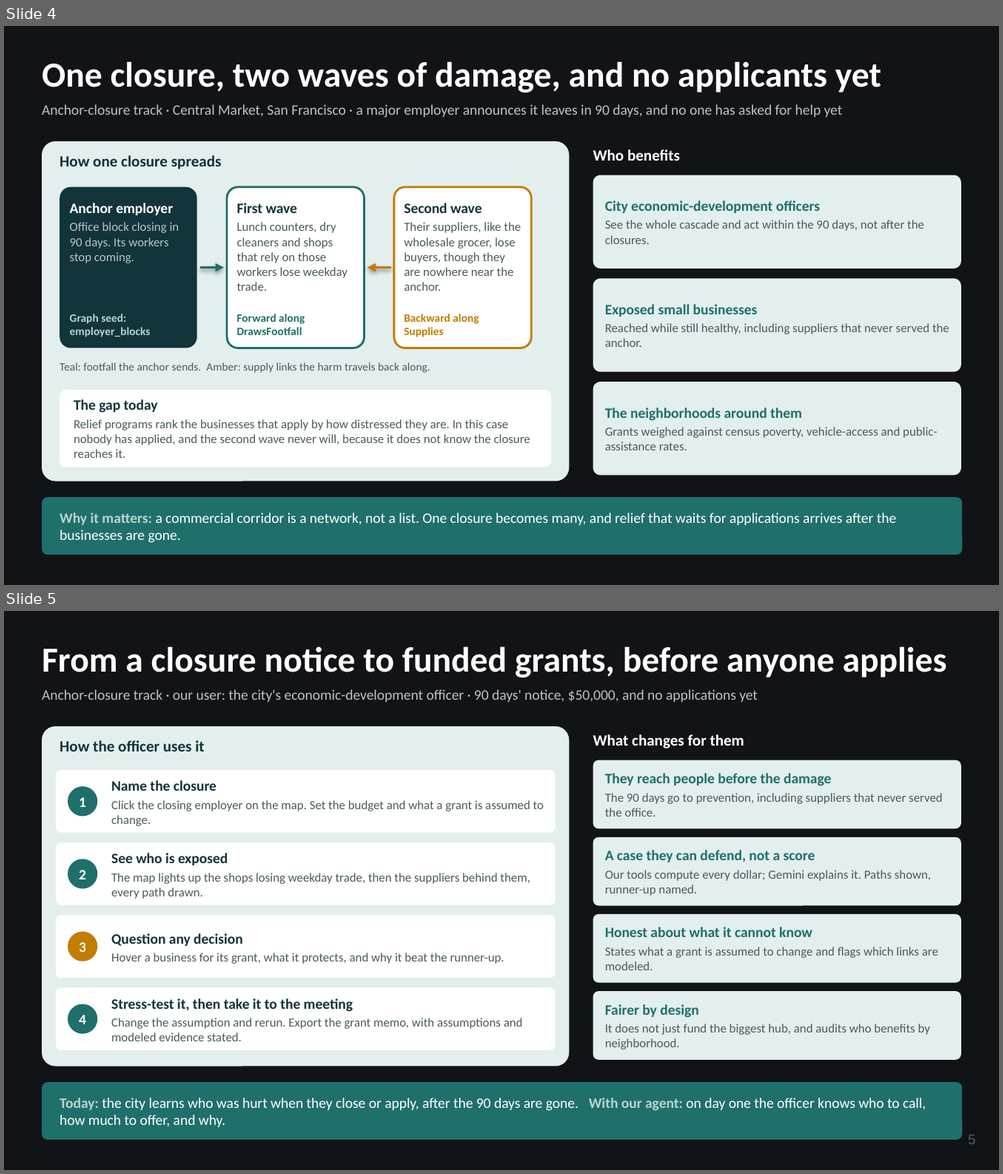
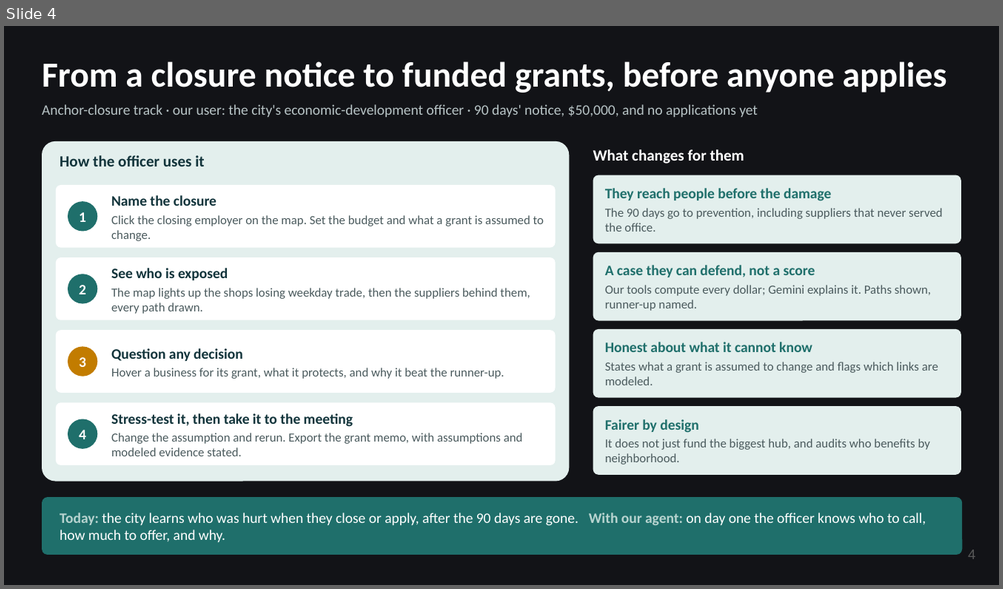
Before and after one commit to mastan30/ATL-13-MicroGrants, a slide deck: docs/draft_atl-13.pptx. Shown one above the other, each under a label of ours: slides 4 and 5 before the commit, slide 4 after it. The pictures are 1003x1174 and 1003x589 pixels, drawn with LibreOffice and Linux fonts; fonts in the diff are those of the drawing. Boxes give left, top, right and bottom in pixels: in the first picture for what was removed or moved away, otherwise in the second. Text is boxed around its words. In the diff, an @@ line names an element or a change of style, - is before the commit and + after.

```diff
--- a/docs/draft_atl-13.pptx
+++ b/docs/draft_atl-13.pptx
@@ slide 4 removed at <box>4,26,999,585</box>, background #121317 @@
@@ text removed at <box>42,62,881,93</box> @@
-One closure, two waves of damage, and no applicants yet
@@ text removed at <box>42,104,842,118</box> @@
-Anchor-closure track · Central Market, San Francisco · a major employer announces it leaves in 90 days, and no one has asked for help yet
@@ rounded rectangle removed at <box>42,141,569,482</box> @@
@@ text removed at <box>60,156,222,170</box> @@
-How one closure spreads
@@ text removed at <box>593,150,680,161</box> @@
-Who benefits
@@ rounded rectangle removed at <box>593,175,961,269</box> @@
@@ rounded rectangle removed at <box>60,187,197,348</box> @@
@@ text removed at <box>70,203,179,264</box> @@
-Anchor employer
-Office block closing in 90 days. Its workers stop coming.
@@ rounded rectangle removed at <box>227,187,364,348</box> @@
@@ text removed at <box>237,203,347,291</box> @@
-First wave
-Lunch counters, dry cleaners and shops that rely on those workers lose weekday trade.
@@ rounded rectangle removed at <box>394,187,531,348</box> @@
@@ text removed at <box>404,203,521,291</box> @@
-Second wave
-Their suppliers, like the wholesale grocer, lose buyers, though they are nowhere near the anchor.
@@ text removed at <box>605,201,924,244</box> @@
-City economic-development officers
-See the whole cascade and act within the 90 days, not after the closures.
@@ arrow removed from (200, 268) to (224, 268) @@
@@ arrow removed from (391, 268) to (367, 268) @@
@@ rounded rectangle removed at <box>593,278,961,372</box> @@
@@ text removed at <box>70,314,151,338</box> @@
-Graph seed: employer_blocks
@@ text removed at <box>237,314,304,335</box> @@
-Forward along DrawsFootfall
@@ text removed at <box>404,314,478,338</box> @@
-Backward along Supplies
@@ text removed at <box>605,304,949,347</box> @@
-Exposed small businesses
-Reached while still healthy, including suppliers that never served the anchor.
@@ text removed at <box>60,363,430,373</box> @@
-Teal: footfall the anchor sends. Amber: supply links the harm travels back along.
@@ rounded rectangle removed at <box>60,390,551,468</box> @@
@@ text removed at <box>74,400,530,458</box> @@
-The gap today
-Relief programs rank the businesses that apply by how distressed they are. In this case nobody has applied, and the second wave never will, because it does not know the closure reaches it.
@@ rounded rectangle removed at <box>593,382,961,475</box> @@
@@ text removed at <box>605,408,936,451</box> @@
-The neighborhoods around them
-Grants weighed against census poverty, vehicle-access and public-assistance rates.
@@ rounded rectangle removed at <box>42,497,962,555</box> @@
@@ text removed at <box>60,513,896,543</box> @@
-Why it matters: a commercial corridor is a network, not a list. One closure becomes many, and relief that waits for applications arrives after the businesses are gone.
@@ what was slide 5 is now slide 4 @@
@@ page number at <box>967,550,975,560</box>: text changed @@
-5
+4
```
Also in this commit, not shown: 3 slides changed, 1 slide added, 1 other slide removed.
